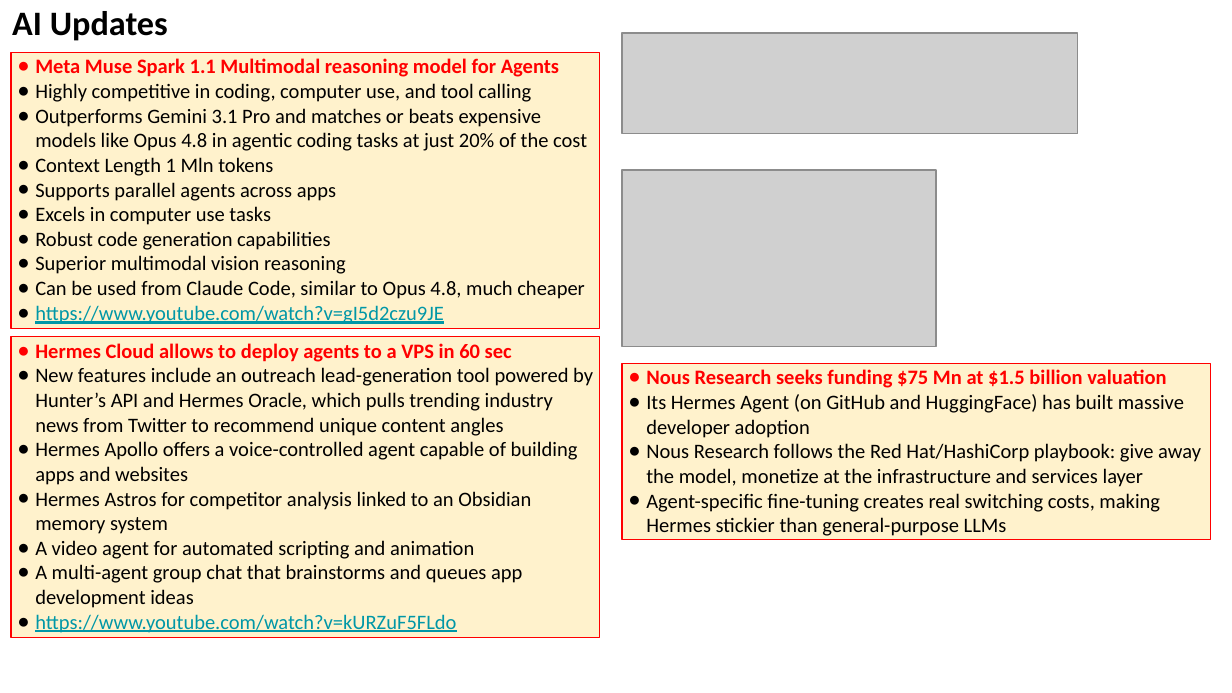
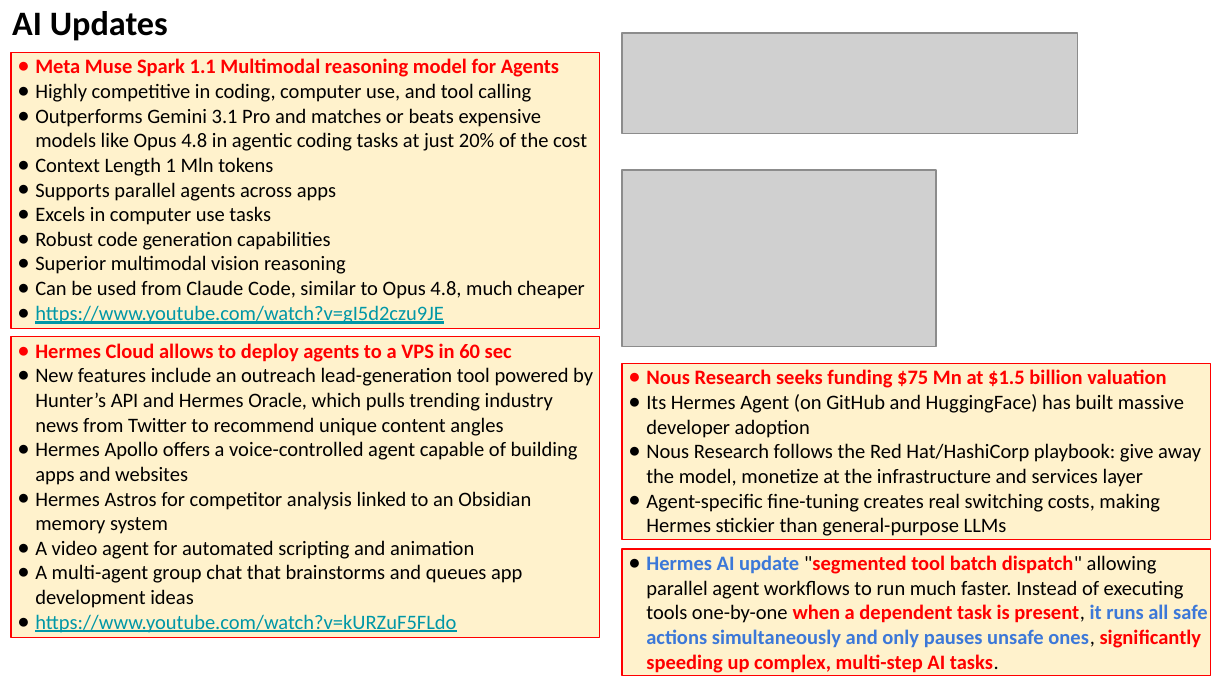
Before and after one commit to lselector/seminar, a slide deck: slide 4 of 2026/2026-07-17-AI-Updates.pptx (slide 3 before the commit). Drawn at 1232x693 pixels with LibreOffice and Linux fonts; fonts in the diff are those of the drawing; grey boxes stand for pictures. Boxes give left, top, right and bottom in pixels: in the first picture for what was removed or moved away, otherwise in the second. Text is boxed around its words. In the diff, an @@ line names an element or a change of style, - is before the commit and + after.

```diff
--- a/2026/2026-07-17-AI-Updates.pptx
+++ b/2026/2026-07-17-AI-Updates.pptx
@@ rectangle added at bbox=[622, 549, 1211, 676], fill #FFF2CC, outline #FF0000 0.75 pt, 12 pt, text #FF0000, bold @@
+● Hermes AI update "segmented tool batch dispatch" allowing parallel agent workflows to run much faster. Instead of executing tools one-by-one when a dependent task is present, it runs all safe actions simultaneously and only pauses unsafe ones, significantly speeding up complex, multi-step AI tasks.
```
Also in this commit, not shown: 16 other slides changed, 7 slides added.
